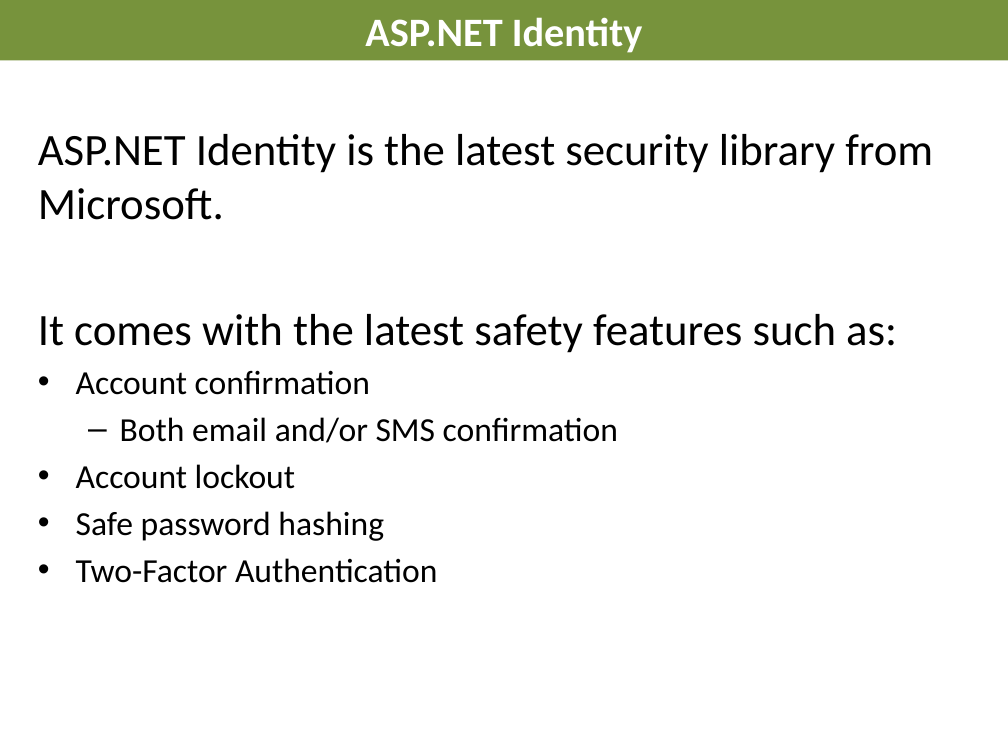
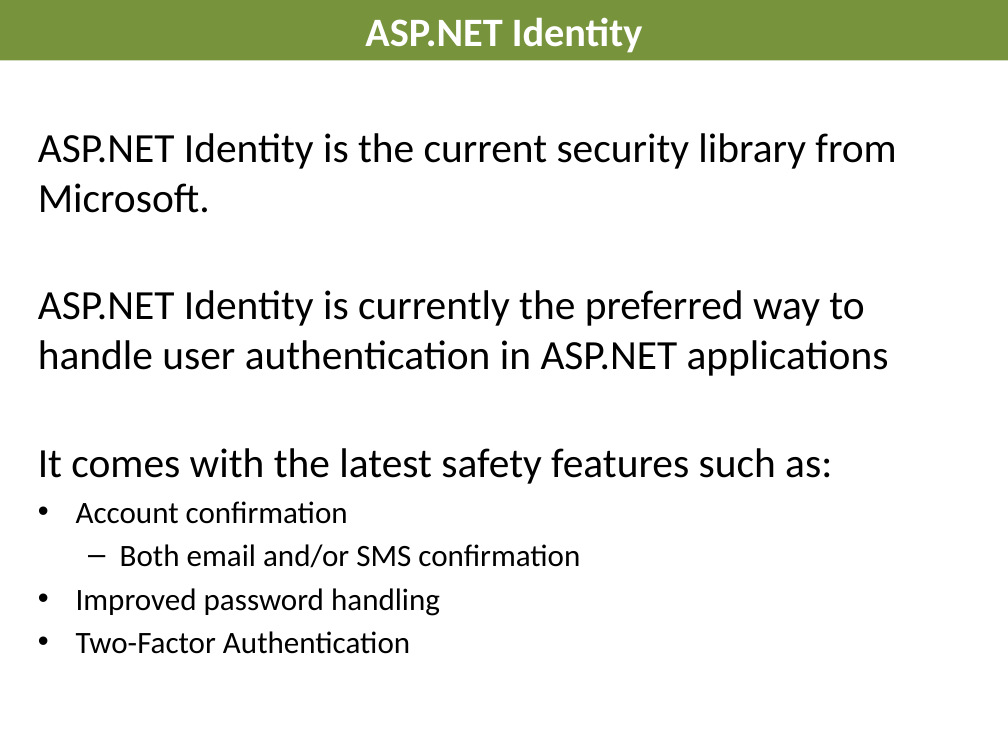
Before and after one commit to AndreasElffors/IdentityTemplate, a slide deck: slide 5 of Documents/Identity-Introduction.pptx (slide 6 before the commit). Drawn at 1008x756 pixels with LibreOffice and Linux fonts; fonts in the diff are those of the drawing; background and template pictures are left out. Boxes give left, top, right and bottom in pixels: in the first picture for what was removed or moved away, otherwise in the second. Text is boxed around its words. In the diff, an @@ line names an element or a change of style, - is before the commit and + after.

```diff
--- a/Documents/Identity-Introduction.pptx
+++ b/Documents/Identity-Introduction.pptx
@@ text at (x1=38, y1=133, x2=896, y2=376): text changed; size 32 to 29.6 pt @@
-ASP.NET Identity is the latest security library from Microsoft.
+ASP.NET Identity is the current security library from Microsoft.
+ASP.NET Identity is currently the preferred way to handle user authentication in ASP.NET applications
@@ text at (x1=38, y1=448, x2=832, y2=654): size 32 to 29.6 pt in "It comes with the latest safety features ..."; size 24 to 22.2 pt in "Account confirmation", "Both email and/or SMS confirmation", "Two-Factor Authentication" @@
@@ text at (x1=76, y1=588, x2=440, y2=616): text changed; size 24 to 22.2 pt @@
-• Account lockout
-• Safe password hashing
+• Improved password handling
```
Also in this commit, not shown: 10 other slides changed, 1 slide removed, 1 other file.
